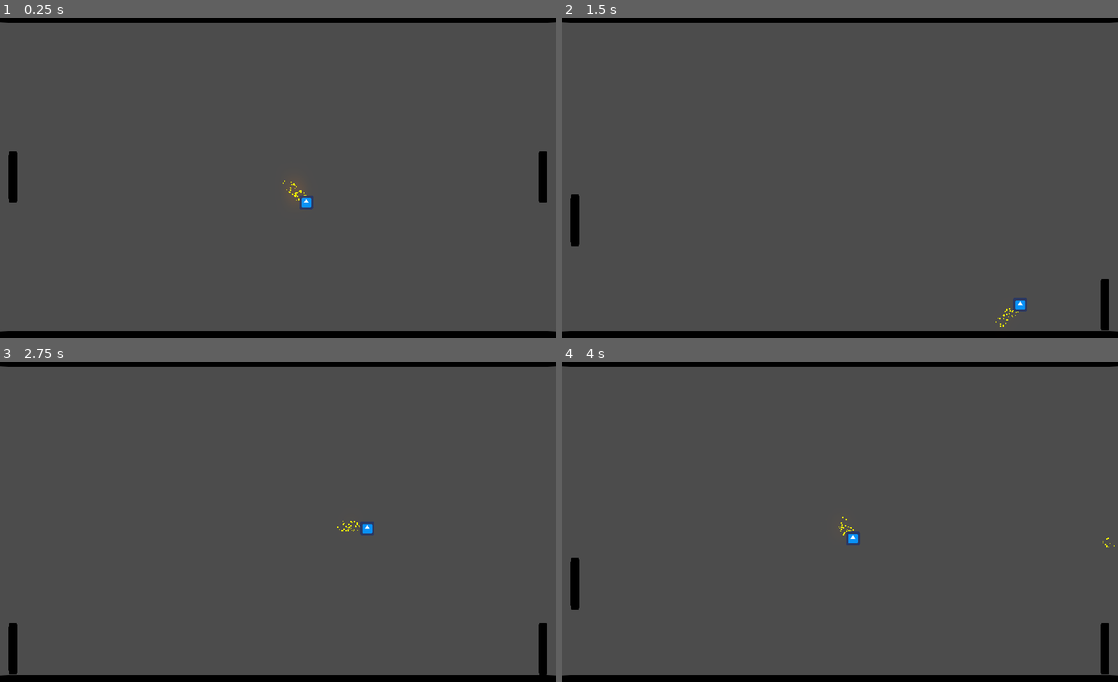
Above: before the commit, frames 1-4 (two rows, left to right).
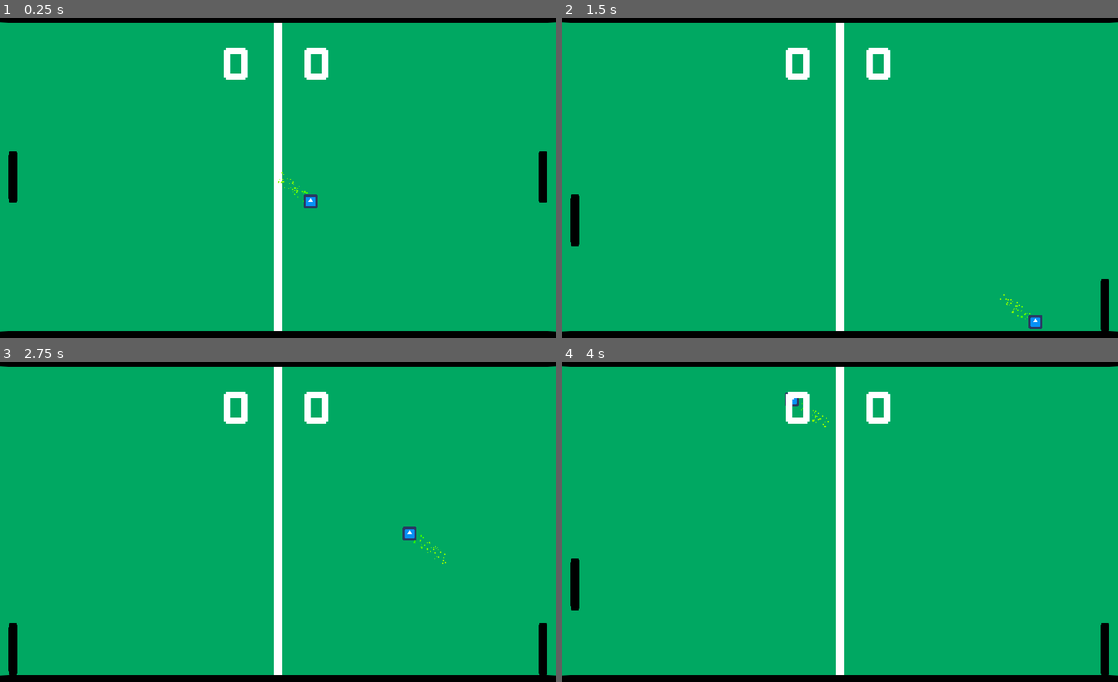
Above: after the commit, the same moments.

Repository: muhammad-hamdi/gd-pong
Game: Godot game, scene res://scenes/World.tscn
Two runs of this game, one before a commit and one after it. Both use one fixed random seed, a clock stepped at 60 frames per second and the inputs below. The engine's default icon, where the game draws it, is replaced by a stand-in: a white triangle on a blue panel in a dark square.
Inputs:
- Up to frame 1 (0.25 s): no input
- Up to frame 2 (1.5 s): hold Down (down_right) 0.53-1.28 s; hold S (down_left) from 1.28 s (still down)
- Up to frame 3 (2.75 s): release S (down_left) at 2.03 s; hold Down (down_right) from 2.03 s (still down)
- Up to frame 4 (4 s): release Down (down_right) at 2.78 s; hold W (up_left) 2.78-3.53 s; hold S (down_left) from 3.53 s (still down)

The runs differ from the first frame. In frame 1, 96% of the frame differs, in the area x 0-100%, y 1-99%; in frame 2, 96%; in frame 3, 96%; in frame 4, 96%.

Commit message:
added score UI, handle score update, added toss move to paddle

Diff:
--- /dev/null
+++ b/asstes/base_font.tres
@@ -0,0 +1,7 @@
+[gd_resource type="DynamicFont" load_steps=2 format=2]
+
+[ext_resource path="res://asstes/Gameplay.ttf" type="DynamicFontData" id=1]
+
+[resource]
+size = 64
+font_data = ExtResource( 1 )
--- a/project.godot
+++ b/project.godot
@@ -13,6 +13,10 @@
 config/name="gdpong"
 run/main_scene="res://scenes/World.tscn"
 config/icon="res://icon.png"
+
+[autoload]
+
+EventBus="*res://scripts/EventBus.gd"
 
 [display]
 
@@ -45,6 +49,16 @@
 "events": [ Object(InputEventKey,"resource_local_to_scene":false,"resource_name":"","device":0,"alt":false,"shift":false,"control":false,"meta":false,"command":false,"pressed":false,"scancode":0,"physical_scancode":83,"unicode":0,"echo":false,"script":null)
  ]
 }
+right_toss={
+"deadzone": 0.5,
+"events": [ Object(InputEventKey,"resource_local_to_scene":false,"resource_name":"","device":0,"alt":false,"shift":false,"control":false,"meta":false,"command":false,"pressed":false,"scancode":0,"physical_scancode":16777231,"unicode":0,"echo":false,"script":null)
+ ]
+}
+left_toss={
+"deadzone": 0.5,
+"events": [ Object(InputEventKey,"resource_local_to_scene":false,"resource_name":"","device":0,"alt":false,"shift":false,"control":false,"meta":false,"command":false,"pressed":false,"scancode":0,"physical_scancode":68,"unicode":0,"echo":false,"script":null)
+ ]
+}
 
 [physics]
 
@@ -52,4 +66,5 @@
 
 [rendering]
 
+environment/default_clear_color=Color( 0.0784314, 0.482353, 0.345098, 1 )
 environment/default_environment="res://default_env.tres"
--- /dev/null
+++ b/scenes/Ball.tscn
@@ -0,0 +1,43 @@
+[gd_scene load_steps=7 format=2]
+
+[ext_resource path="res://scripts/Ball.gd" type="Script" id=1]
+[ext_resource path="res://icon.png" type="Texture" id=2]
+
+[sub_resource type="Gradient" id=7]
+offsets = PoolRealArray( 0, 0.606452, 1 )
+colors = PoolColorArray( 1, 0, 0, 1, 0.938965, 0.306371, 0.16872, 1, 0.879883, 0.614972, 0.175289, 1 )
+
+[sub_resource type="GradientTexture" id=8]
+gradient = SubResource( 7 )
+
+[sub_resource type="ParticlesMaterial" id=5]
+emission_shape = 1
+emission_sphere_radius = 10.0
+flag_disable_z = true
+orbit_velocity = 0.0
+orbit_velocity_random = 0.0
+scale = 3.0
+scale_random = 1.0
+color_ramp = SubResource( 8 )
+hue_variation = 0.3
+
+[sub_resource type="CircleShape2D" id=4]
+radius = 16.1245
+
+[node name="Ball" type="KinematicBody2D" groups=["ball"]]
+script = ExtResource( 1 )
+
+[node name="Particles2D" type="Particles2D" parent="."]
+amount = 50
+lifetime = 0.5
+preprocess = 0.5
+speed_scale = 2.0
+local_coords = false
+process_material = SubResource( 5 )
+
+[node name="Sprite" type="Sprite" parent="."]
+scale = Vector2( 0.4, 0.4 )
+texture = ExtResource( 2 )
+
+[node name="CollisionShape2D" type="CollisionShape2D" parent="."]
+shape = SubResource( 4 )
--- /dev/null
+++ b/scenes/Player.tscn
@@ -0,0 +1,55 @@
+[gd_scene load_steps=6 format=2]
+
+[ext_resource path="res://scripts/PaddleControl.gd" type="Script" id=1]
+[ext_resource path="res://icon.png" type="Texture" id=2]
+
+[sub_resource type="RectangleShape2D" id=1]
+extents = Vector2( 32, 32 )
+
+[sub_resource type="Animation" id=2]
+length = 0.001
+tracks/0/type = "value"
+tracks/0/path = NodePath(".:rotation_degrees")
+tracks/0/interp = 1
+tracks/0/loop_wrap = true
+tracks/0/imported = false
+tracks/0/enabled = true
+tracks/0/keys = {
+"times": PoolRealArray( 0 ),
+"transitions": PoolRealArray( 1 ),
+"update": 0,
+"values": [ 0.0 ]
+}
+
+[sub_resource type="Animation" id=3]
+resource_name = "shake"
+length = 0.4
+tracks/0/type = "value"
+tracks/0/path = NodePath(".:rotation_degrees")
+tracks/0/interp = 1
+tracks/0/loop_wrap = true
+tracks/0/imported = false
+tracks/0/enabled = true
+tracks/0/keys = {
+"times": PoolRealArray( 0.1, 0.2, 0.3, 0.4 ),
+"transitions": PoolRealArray( 1, 1, 1, 1 ),
+"update": 0,
+"values": [ 15.0, -15.0, 15.0, 0.0 ]
+}
+
+[node name="Player" type="KinematicBody2D"]
+modulate = Color( 0, 0, 0, 1 )
+script = ExtResource( 1 )
+side = "left"
+
+[node name="CollisionShape2D" type="CollisionShape2D" parent="."]
+scale = Vector2( 0.25, 1.5 )
+shape = SubResource( 1 )
+
+[node name="Sprite" type="Sprite" parent="."]
+scale = Vector2( 0.25, 1.5 )
+texture = ExtResource( 2 )
+
+[node name="AnimationPlayer" type="AnimationPlayer" parent="."]
+anims/RESET = SubResource( 2 )
+anims/shake = SubResource( 3 )
--- a/scenes/World.tscn
+++ b/scenes/World.tscn
@@ -1,34 +1,34 @@
-[gd_scene load_steps=10 format=2]
+[gd_scene load_steps=13 format=2]
 
 [ext_resource path="res://icon.png" type="Texture" id=1]
-[ext_resource path="res://scripts/PaddleControl.gd" type="Script" id=2]
-[ext_resource path="res://scripts/Ball.gd" type="Script" id=3]
+[ext_resource path="res://scripts/World.gd" type="Script" id=2]
+[ext_resource path="res://scenes/Ball.tscn" type="PackedScene" id=3]
+[ext_resource path="res://scenes/Player.tscn" type="PackedScene" id=4]
+[ext_resource path="res://asstes/base_font.tres" type="DynamicFont" id=5]
+[ext_resource path="res://scripts/MarginContainer.gd" type="Script" id=6]
 
-[sub_resource type="RectangleShape2D" id=1]
-extents = Vector2( 32, 32 )
+[sub_resource type="Shader" id=7]
+code = "shader_type canvas_item;
+
+uniform float whitening;
+
+void fragment() {
+    vec4 texture_color = texture(TEXTURE, UV);
+    COLOR = vec4(mix(texture_color.rgb, vec3(1,1,1), whitening), texture_color.a);
+}"
+
+[sub_resource type="ShaderMaterial" id=8]
+shader = SubResource( 7 )
+shader_param/whitening = 1.0
 
 [sub_resource type="RectangleShape2D" id=2]
 extents = Vector2( 22, 315 )
 
 [sub_resource type="RectangleShape2D" id=3]
-extents = Vector2( 600, 16 )
-
-[sub_resource type="ParticlesMaterial" id=5]
-emission_shape = 1
-emission_sphere_radius = 10.0
-flag_disable_z = true
-orbit_velocity = 0.0
-orbit_velocity_random = 0.0
-scale = 3.0
-scale_random = 1.0
-hue_variation = 0.3
-
-[sub_resource type="CircleShape2D" id=4]
-radius = 16.1245
+extents = Vector2( 600, 15.5 )
 
 [sub_resource type="Environment" id=6]
 background_mode = 4
-glow_enabled = true
 glow_strength = 0.8
 glow_blend_mode = 0
 glow_hdr_threshold = 1.5
@@ -36,40 +36,28 @@
 adjustment_enabled = true
 adjustment_saturation = 2.0
 
+[sub_resource type="Theme" id=9]
+HBoxContainer/constants/separation = 100
+
 [node name="World" type="Node2D"]
+script = ExtResource( 2 )
 __meta__ = {
 "_edit_vertical_guides_": [ 1024.0 ]
 }
 
-[node name="P1" type="KinematicBody2D" parent="."]
-modulate = Color( 0, 0, 0, 1 )
-script = ExtResource( 2 )
-side = "left"
-
-[node name="CollisionShape2D" type="CollisionShape2D" parent="P1"]
-position = Vector2( 24, 300 )
-scale = Vector2( 0.25, 1.5 )
-shape = SubResource( 1 )
-
-[node name="Sprite" type="Sprite" parent="P1"]
-position = Vector2( 24, 300 )
-scale = Vector2( 0.25, 1.5 )
+[node name="Sprite" type="Sprite" parent="."]
+material = SubResource( 8 )
+position = Vector2( 512, 300 )
+rotation = 1.5708
+scale = Vector2( 20, 0.25 )
 texture = ExtResource( 1 )
 
-[node name="P2" type="KinematicBody2D" parent="."]
-modulate = Color( 0, 0, 0, 1 )
-position = Vector2( 976, 0 )
-script = ExtResource( 2 )
+[node name="P1" parent="." instance=ExtResource( 4 )]
+position = Vector2( 24, 300 )
 
-[node name="CollisionShape2D" type="CollisionShape2D" parent="P2"]
-position = Vector2( 24, 300 )
-scale = Vector2( 0.25, 1.5 )
-shape = SubResource( 1 )
-
-[node name="Sprite" type="Sprite" parent="P2"]
-position = Vector2( 24, 300 )
-scale = Vector2( 0.25, 1.5 )
-texture = ExtResource( 1 )
+[node name="P2" parent="." instance=ExtResource( 4 )]
+position = Vector2( 1000, 300 )
+side = "right"
 
 [node name="P1Goal" type="Area2D" parent="."]
 
@@ -100,7 +88,7 @@
 position = Vector2( 0, 601 )
 
 [node name="CollisionShape2D" type="CollisionShape2D" parent="StaticBody2D2"]
-position = Vector2( 512, -1 )
+position = Vector2( 512, -0.5 )
 shape = SubResource( 3 )
 
 [node name="Sprite" type="Sprite" parent="StaticBody2D2"]
@@ -108,27 +96,42 @@
 scale = Vector2( 18.7188, 0.484375 )
 texture = ExtResource( 1 )
 
-[node name="Ball" type="KinematicBody2D" parent="."]
+[node name="Ball" parent="." instance=ExtResource( 3 )]
 position = Vector2( 512, 300 )
-script = ExtResource( 3 )
-
-[node name="Particles2D" type="Particles2D" parent="Ball"]
-amount = 50
-lifetime = 0.5
-preprocess = 0.5
-speed_scale = 3.0
-local_coords = false
-process_material = SubResource( 5 )
-
-[node name="Sprite" type="Sprite" parent="Ball"]
-scale = Vector2( 0.4, 0.4 )
-texture = ExtResource( 1 )
-
-[node name="CollisionShape2D" type="CollisionShape2D" parent="Ball"]
-shape = SubResource( 4 )
 
 [node name="WorldEnvironment" type="WorldEnvironment" parent="."]
 environment = SubResource( 6 )
 
-[connection signal="body_entered" from="P1Goal" to="Ball" method="_on_P1Goal_body_entered"]
-[connection signal="body_entered" from="P2Goal" to="Ball" method="_on_P2Goal_body_entered"]
+[node name="CanvasLayer" type="CanvasLayer" parent="."]
+
+[node name="MarginContainer" type="MarginContainer" parent="CanvasLayer"]
+margin_right = 1023.0
+margin_bottom = 184.0
+script = ExtResource( 6 )
+
+[node name="HBoxContainer" type="HBoxContainer" parent="CanvasLayer/MarginContainer"]
+margin_right = 1023.0
+margin_bottom = 184.0
+theme = SubResource( 9 )
+alignment = 1
+
+[node name="P1" type="Label" parent="CanvasLayer/MarginContainer/HBoxContainer"]
+margin_left = 413.0
+margin_top = 54.0
+margin_right = 461.0
+margin_bottom = 130.0
+custom_fonts/font = ExtResource( 5 )
+text = "0"
+align = 1
+valign = 1
+
+[node name="P2" type="Label" parent="CanvasLayer/MarginContainer/HBoxContainer"]
+margin_left = 561.0
+margin_top = 54.0
+margin_right = 609.0
+margin_bottom = 130.0
+custom_fonts/font = ExtResource( 5 )
+text = "0"
+
+[connection signal="body_entered" from="P1Goal" to="." method="_on_P1Goal_body_entered"]
+[connection signal="body_entered" from="P2Goal" to="." method="_on_P2Goal_body_entered"]
--- a/scripts/Ball.gd
+++ b/scripts/Ball.gd
@@ -12,6 +12,7 @@
 	velocity = Vector2.RIGHT.rotated(PI * randf())
 
 func reset() -> void:
+	$Particles2D.restart()
 	position = DEFAULT_POSITION
 	speed = DEFAULT_SPEED
 	randomize()
@@ -22,15 +23,6 @@
 	if collision:
 		if speed <= max_speed:
 			speed += speed *0.05
-			print(speed)
 		var motion = collision.remainder.bounce(collision.normal)
 		velocity = velocity.bounce(collision.normal)
 		move_and_collide(motion)
-
-
-func _on_P1Goal_body_entered(body: Node) -> void:
-	reset()
-
-
-func _on_P2Goal_body_entered(body: Node) -> void:
-	reset()
--- /dev/null
+++ b/scripts/EventBus.gd
@@ -0,0 +1,3 @@
+extends Node
+
+signal goal_scored(player, score)
--- /dev/null
+++ b/scripts/MarginContainer.gd
@@ -0,0 +1,13 @@
+extends MarginContainer
+
+onready var P1Label = $HBoxContainer/P1
+onready var P2Label = $HBoxContainer/P2
+
+func _ready() -> void:
+	EventBus.connect("goal_scored", self, "set_score_value")
+
+func set_score_value(player: String, score: int) -> void:
+	if player == "P1":
+		P1Label.text = str(score)
+	else:
+		P2Label.text = str(score)
--- a/scripts/PaddleControl.gd
+++ b/scripts/PaddleControl.gd
@@ -1,24 +1,39 @@
 extends KinematicBody2D
 
+const DEFAULT_SPEED = 400
 export var speed = 400
 
 var direction : float = 0
+var toss: bool = false
 var velocity := Vector2()
 
 export(String, "right", "left") var side = "right"
+export(String, "player", "ai") var control = "player"
+
+func _ready() -> void:
+	pass
 
 func _input(event: InputEvent) -> void:
-	match side:
-		"right":
-			direction = Input.get_action_strength("down_right") - Input.get_action_strength("up_right")
-		"left":
-			direction = Input.get_action_strength("down_left") - Input.get_action_strength("up_left")
+	if control == "player":
+		match side:
+			"right":
+				direction = Input.get_action_strength("down_right") - Input.get_action_strength("up_right")
+				toss = Input.is_action_just_pressed("right_toss")
+			"left":
+				direction = Input.get_action_strength("down_left") - Input.get_action_strength("up_left")
+				toss = Input.is_action_just_pressed("left_toss")
 
 func _physics_process(delta: float) -> void:
 	velocity.y = direction * speed
+	if toss:
+		$AnimationPlayer.play("shake")
 
-	move_and_slide(velocity)
+	var collision = move_and_collide(velocity * delta)
 
-#	for i in get_slide_count():
-#		var col = get_slide_collision(i)
-#		print(col.collider.name)
+	if collision:
+		var body = collision.collider as PhysicsBody2D
+		if body != null && body.is_in_group("ball"):
+			if $AnimationPlayer.current_animation == "shake":
+				speed = DEFAULT_SPEED * 1.5
+				yield(get_tree().create_timer(5.0), "timeout")
+				speed = DEFAULT_SPEED
--- /dev/null
+++ b/scripts/World.gd
@@ -0,0 +1,21 @@
+extends Node2D
+
+var p1_score = 0
+var p2_score = 0
+
+func _on_P1Goal_body_entered(body: Node) -> void:
+	if body.is_in_group("ball"):
+		p2_score += 1
+		score_procedure("P2", p2_score)
+
+func _on_P2Goal_body_entered(body: Node) -> void:
+	if body.is_in_group("ball"):
+		p1_score += 1
+		score_procedure("P1", p1_score)
+
+func score_procedure(player: String, score: int) -> void:
+	get_tree().paused = true
+	$Ball.reset()
+	EventBus.emit_signal("goal_scored", player, score)
+	yield(get_tree().create_timer(1.0),"timeout")
+	get_tree().paused = false
Binary file added: asstes/Gameplay.ttf
